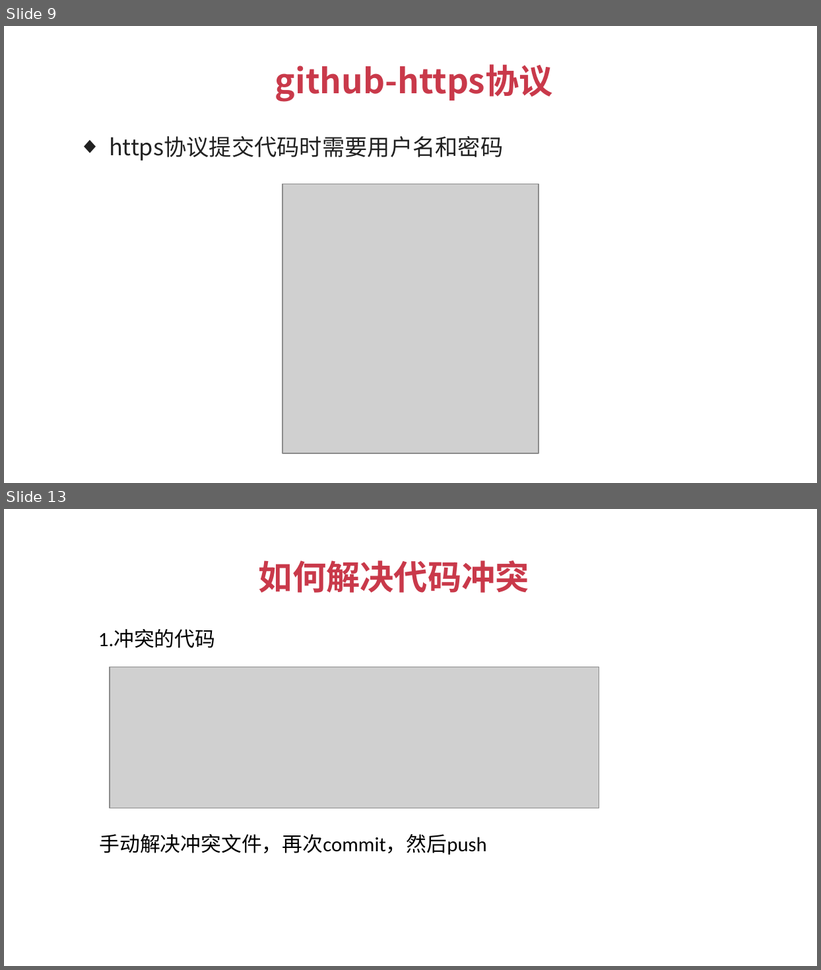
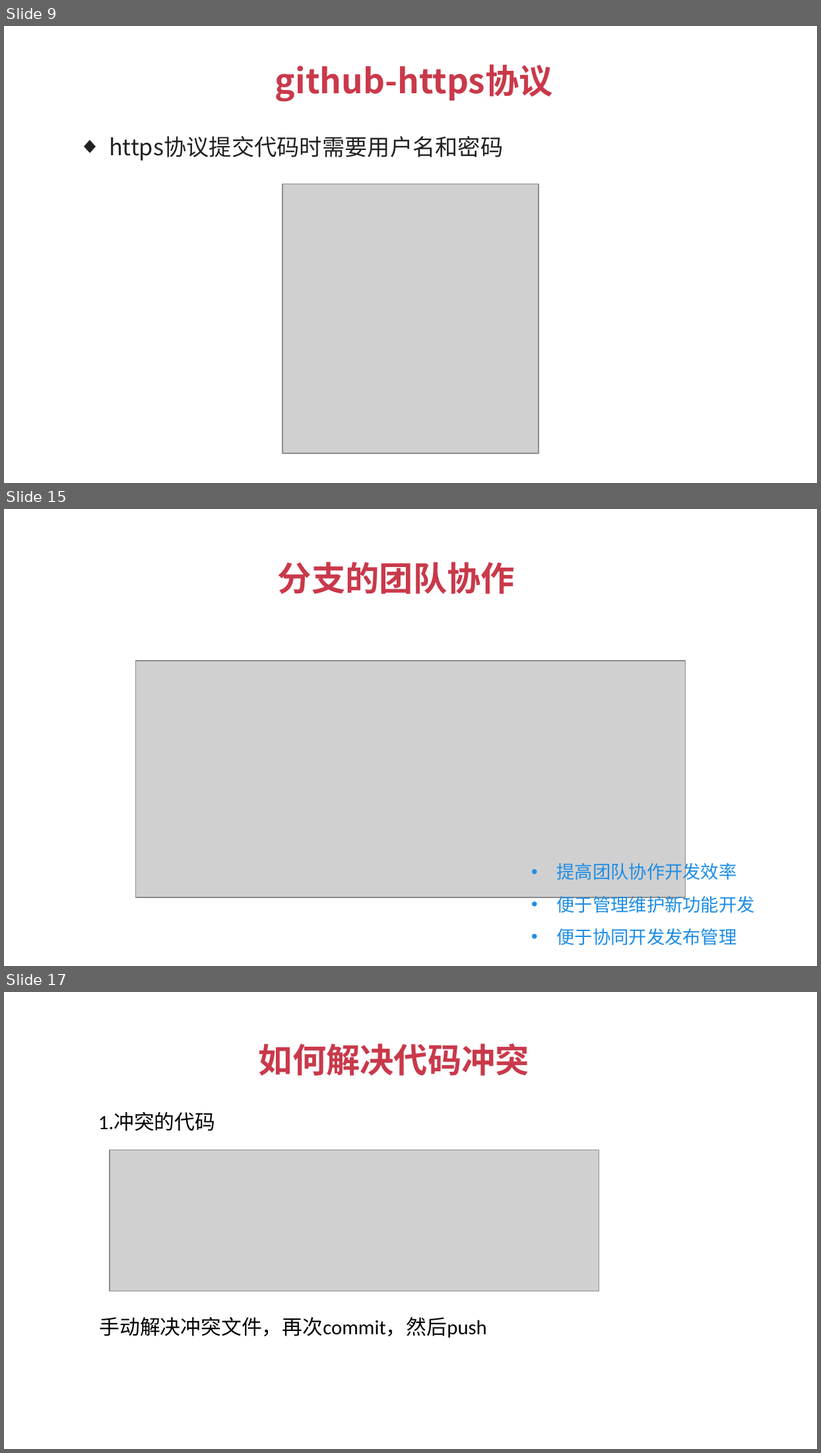
Before and after one commit to JSFFZL/Courseware-PPT, a slide deck: github.pptx. Shown one above the other, each under a label of ours: slides 9 and 13 before the commit, slides 9, 15 and 17 after it; the slides between them are not shown. The pictures are 821x970 and 821x1453 pixels, drawn with LibreOffice and Linux fonts; fonts in the diff are those of the drawing; grey boxes stand for pictures; background and template pictures are left out. Boxes give left, top, right and bottom in pixels: in the first picture for what was removed or moved away, otherwise in the second. Text is boxed around its words. In the diff, an @@ line names an element or a change of style, - is before the commit and + after.

```diff
--- a/github.pptx
+++ b/github.pptx
@@ slide 15 added at (4,509,817,966), background #FFFFFF @@
@@ text added at (278,562,515,594), 30 pt, text #C9394A, bold @@
+分支的团队协作
@@ picture added at (136,661,685,898) @@
@@ text added at (557,861,755,946), 16 pt, text #1D8DE5 @@
+• 提高团队协作开发效率
+• 便于管理维护新功能开发
+• 便于协同开发发布管理
@@ what was slide 13 is now slide 17 @@
```
Also in this commit, not shown: 3 slides changed, 3 other slides added, 1 slide removed, 1 other file.
